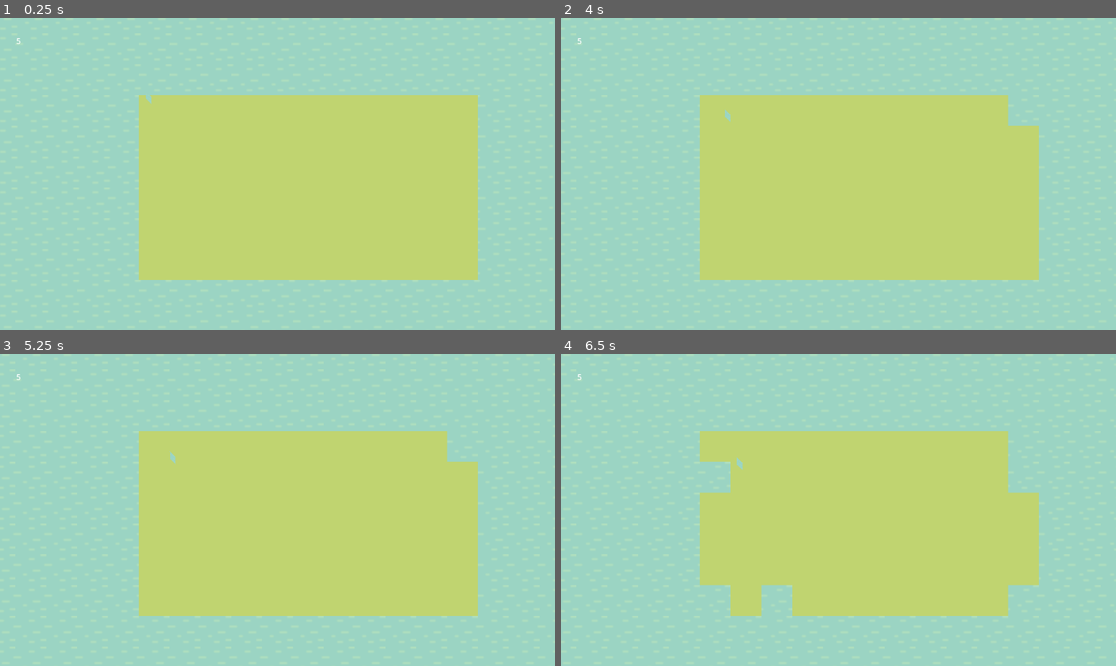
Above: before the commit, frames 1-4 (two rows, left to right).
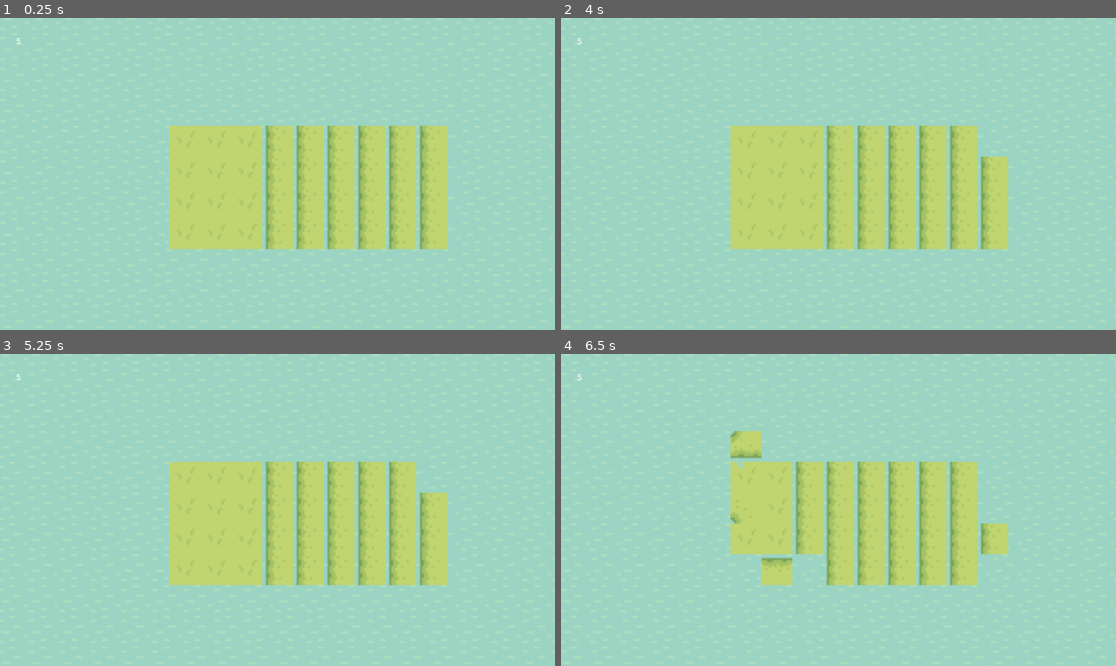
Above: after the commit, the same moments.

Repository: Wildcard209/threethingsgames-j-
Game: Godot game, scene res://Scenes/Main.tscn
Two runs of this game, one before a commit and one after it. Both use one fixed random seed, a clock stepped at 60 frames per second and the inputs below.
Inputs (mouse positions are in pixels of both pictures, inside the frame that each line leads up to):
- Up to frame 1 (0.25 s): no input
- Up to frame 2 (4 s): tap Enter at 0.5, 2, 3.5 s; move the mouse to (561, 18) at 0.52 s; right-click (561, 18) at 0.6 s; click (561, 18) at 0.8 s; tap Space at 1.25, 2.75 s; move the mouse to (561, 49) at 1.27 s; click (561, 49) at 1.35 s; right-click (561, 49) at 1.55 s; move the mouse to (561, 80) at 2.02 s; right-click (561, 80) at 2.1 s; click (561, 80) at 2.3 s; move the mouse to (561, 111) at 2.77 s; click (561, 111) at 2.85 s; right-click (561, 111) at 3.05 s; move the mouse to (561, 142) at 3.52 s; right-click (561, 142) at 3.6 s; click (561, 142) at 3.8 s
- Up to frame 3 (5.25 s): tap Space at 4.25 s; move the mouse to (0, 506) at 4.27 s; click (0, 506) at 4.35 s; right-click (0, 506) at 4.55 s; move the mouse to (0, 538) at 5.02 s; right-click (0, 538) at 5.1 s
- Up to frame 4 (6.5 s): click (561, 538) at 5.3 s; move the mouse to (561, 569) at 5.77 s; click (561, 569) at 5.85 s; right-click (561, 569) at 6.05 s

The runs differ from the first frame. In frame 1, 21% of the frame differs, in the area x 25-87%, y 24-84%; in frame 2, 21%; in frame 3, 21%; in frame 4, 20%.

Commit message:
import files

Diff:
--- a/Src/tile/tile.gd
+++ b/Src/tile/tile.gd
@@ -112,8 +112,8 @@
 			$Sprite2D.visible = true
 			$Sprite2D2.visible = true
 
-	if isGround() && false:
-		$Sprite2D.texture = load("res://Assets/Ground/"+getSurroundingTilesString())
+	if isGround():
+		$Sprite2D.texture = load("res://Assets/Ground/"+getSurroundingTilesString()+".png")
 
 
 func getSurroundingTilesString():
@@ -131,17 +131,20 @@
 		out=out + "_N"
 	if grid[e][n].isWater():
 		out=out + "_NE"
-	if grid[e][x].isWater():
+	if grid[w][x].isWater():
+		out=out + "_W"
+	if grid[e][n].isWater():
 		out=out + "_E"
-	if grid[w][n].isWater():
-		out=out + "_W"
 	if grid[w][s].isWater():
 		out=out + "_SW"
 	if grid[x][s].isWater():
 		out=out + "_S"
 	if grid[e][s].isWater():
 		out=out + "_SE"
+	if out == "Grass_Edge":
+		out = "Grass_Inside_1"
 
+	return out
 
 enum eBuildState{
 	none,
Not shown, added: Assets/Ground/Grass_Edge_E.png.import
Not shown, added: Assets/Ground/Grass_Edge_E_S_SE.png.import
Not shown, added: Assets/Ground/Grass_Edge_N.png.import
Not shown, added: Assets/Ground/Grass_Edge_NE.png.import
Not shown, added: Assets/Ground/Grass_Edge_NE_E_SW_SE.png.import
Not shown, added: Assets/Ground/Grass_Edge_NE_SE.png.import
Not shown, added: Assets/Ground/Grass_Edge_NE_SW.png.import
Not shown, added: Assets/Ground/Grass_Edge_NE_SW_SE.png.import
Not shown, added: Assets/Ground/Grass_Edge_NE_SW_S_SE.png.import
Not shown, added: Assets/Ground/Grass_Edge_NW.png.import
Not shown, added: Assets/Ground/Grass_Edge_NW_NE.png.import
Not shown, added: Assets/Ground/Grass_Edge_NW_NE_E_SE.png.import
(and 35 more such lines)
